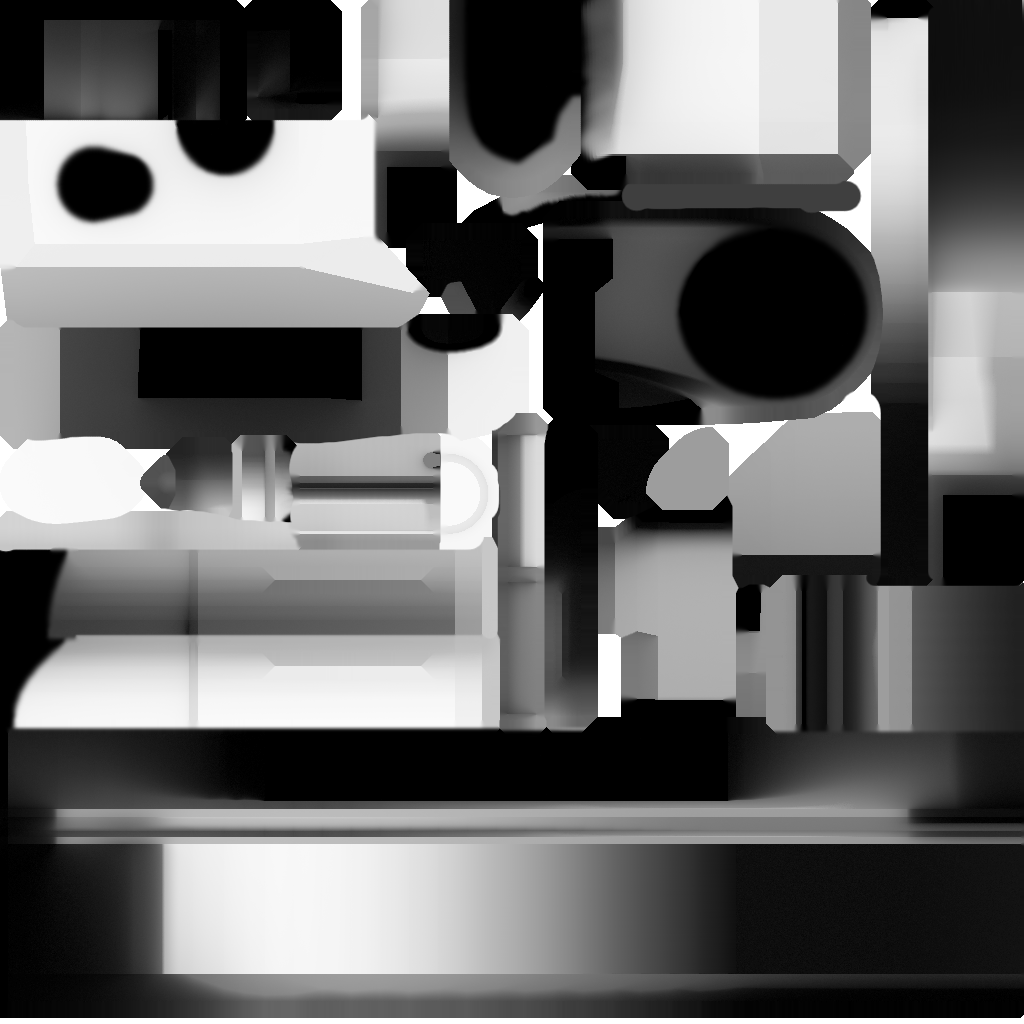
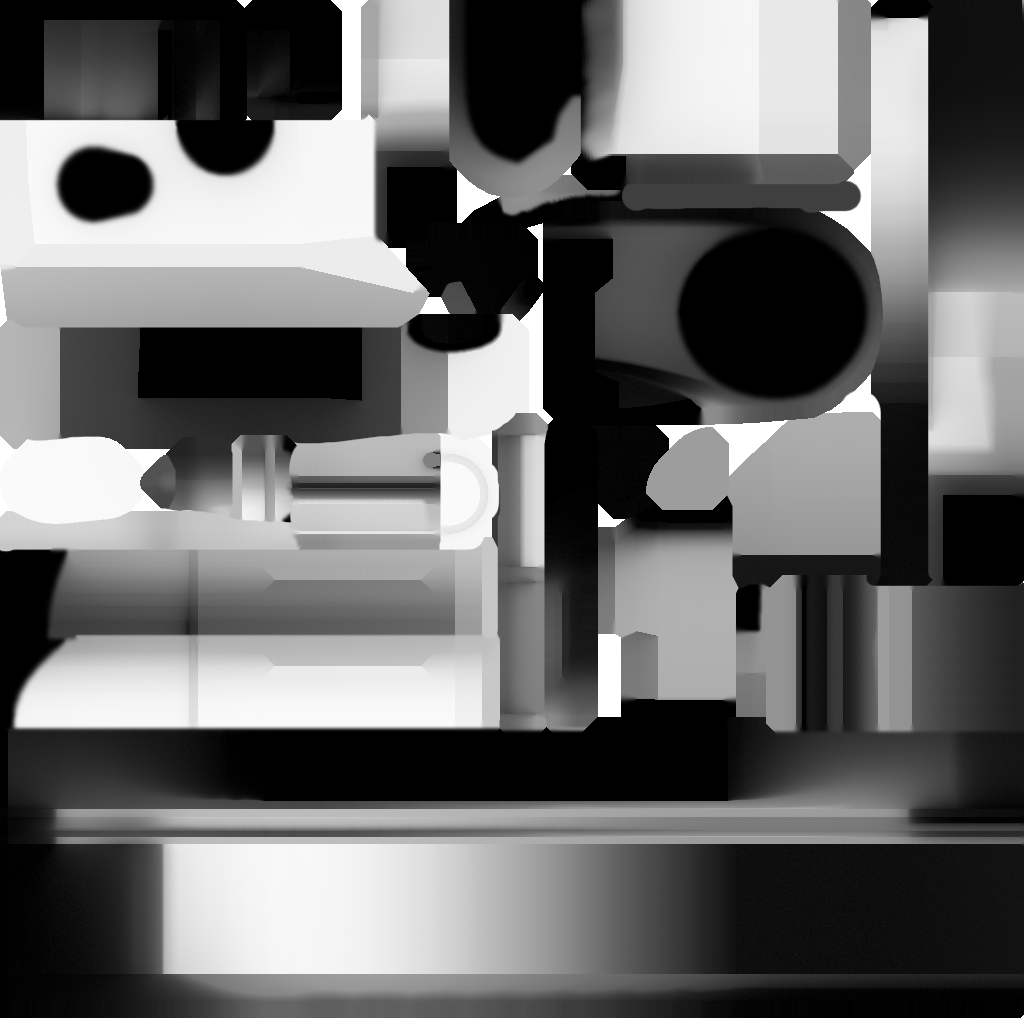
Layers edited between the first and the second 1024 x 1024 image:
painted on "sideguard.png" over [735, 583, 767, 634]
